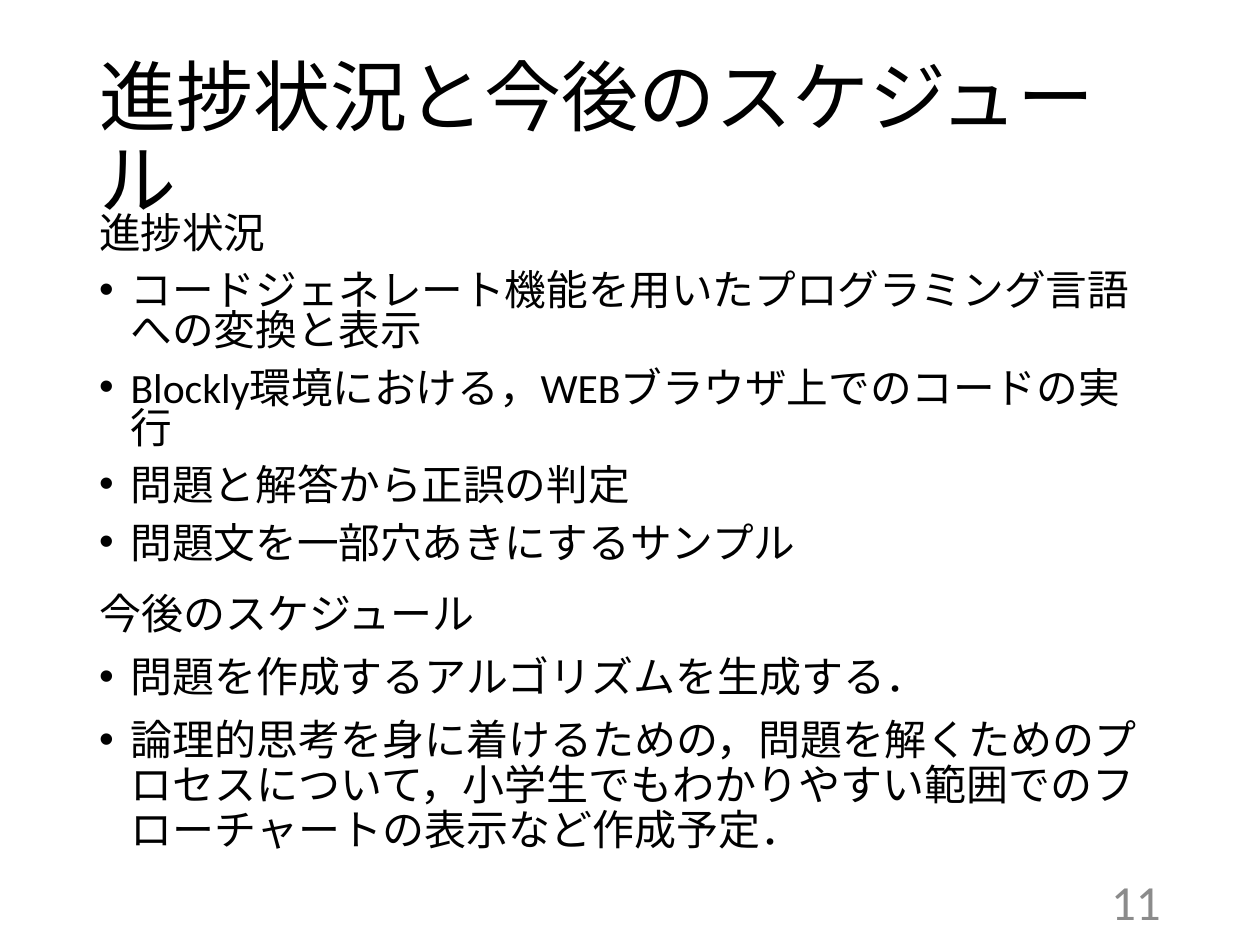
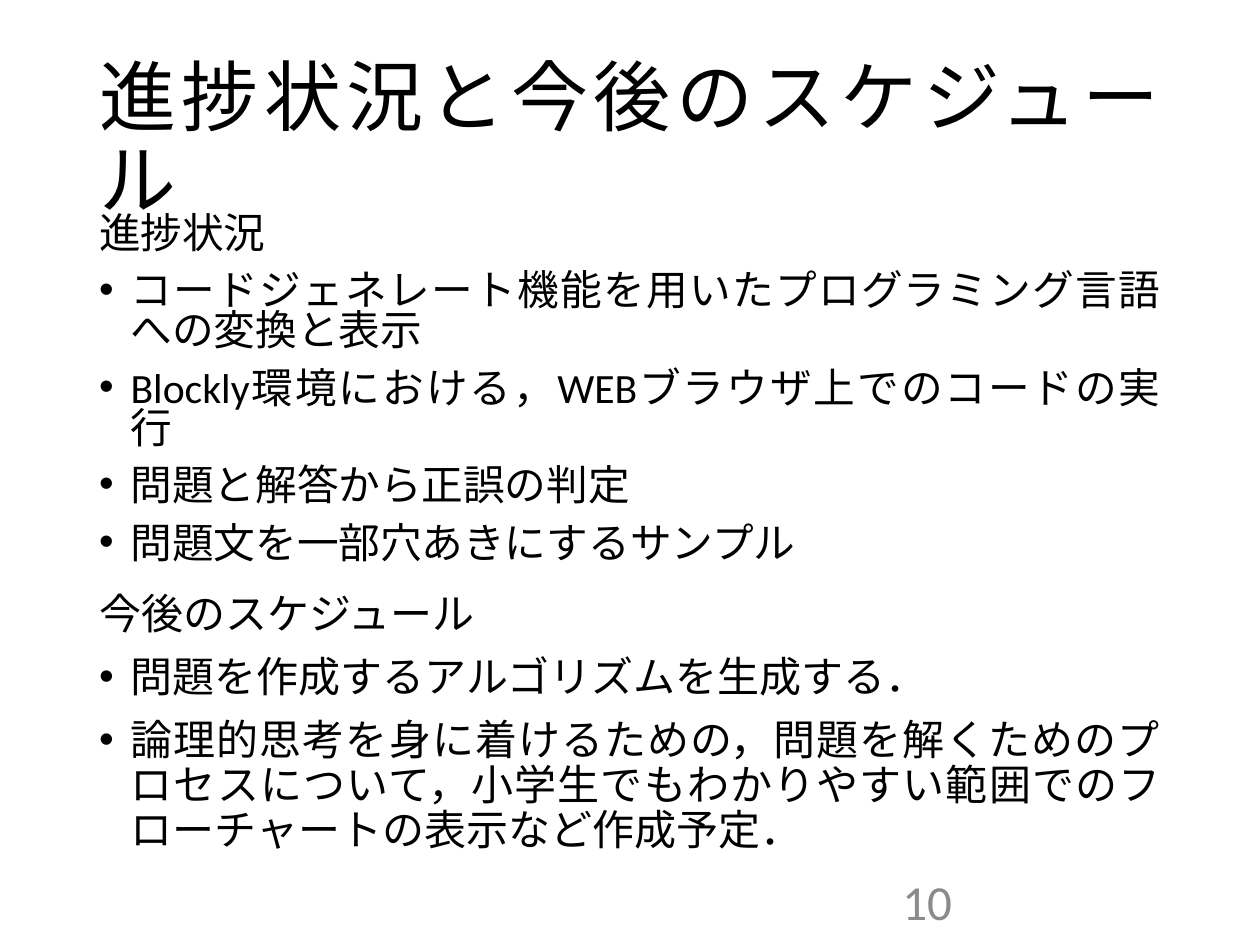
Before and after one commit to kait-takanolab/1821121-shimaoka-thesis, a slide deck: slide 10 of 1821121_shimaoka_tyuukan.pptx (slide 11 before the commit). Drawn at 1260x945 pixels with LibreOffice and Linux fonts; fonts in the diff are those of the drawing. Boxes give left, top, right and bottom in pixels: in the first picture for what was removed or moved away, otherwise in the second. Text is boxed around its words. In the diff, an @@ line names an element or a change of style, - is before the commit and + after.

```diff
--- a/1821121_shimaoka_tyuukan.pptx
+++ b/1821121_shimaoka_tyuukan.pptx
@@ alignment left to justified in 3 elements at <box>99,60,1159,227</box>, <box>99,593,1161,849</box>, <box>99,206,1161,562</box> @@
@@ page number at <box>902,888,952,920</box>: text changed @@
-11
+10
```
Also in this commit, not shown: 8 other slides changed.
